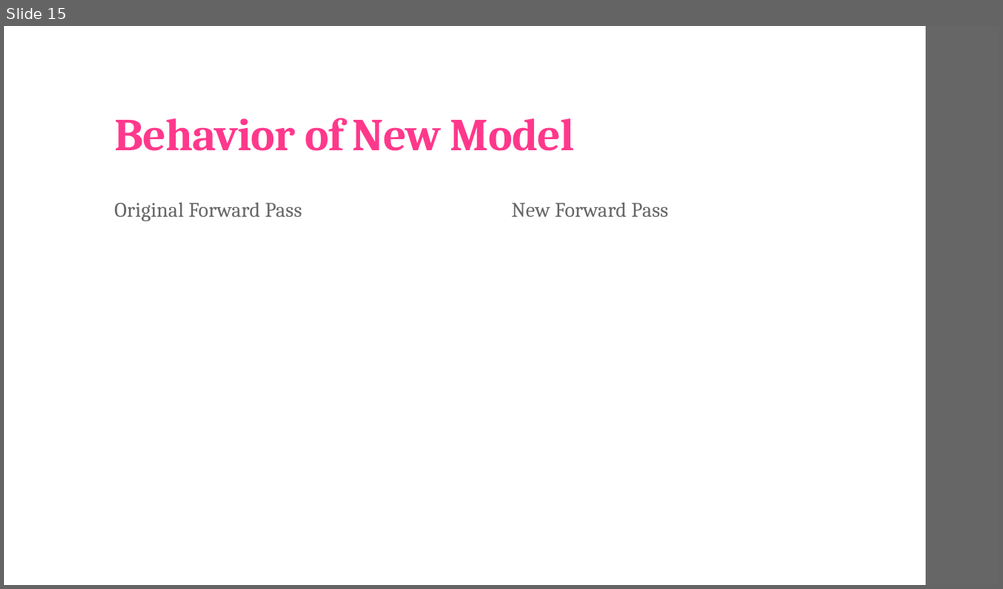
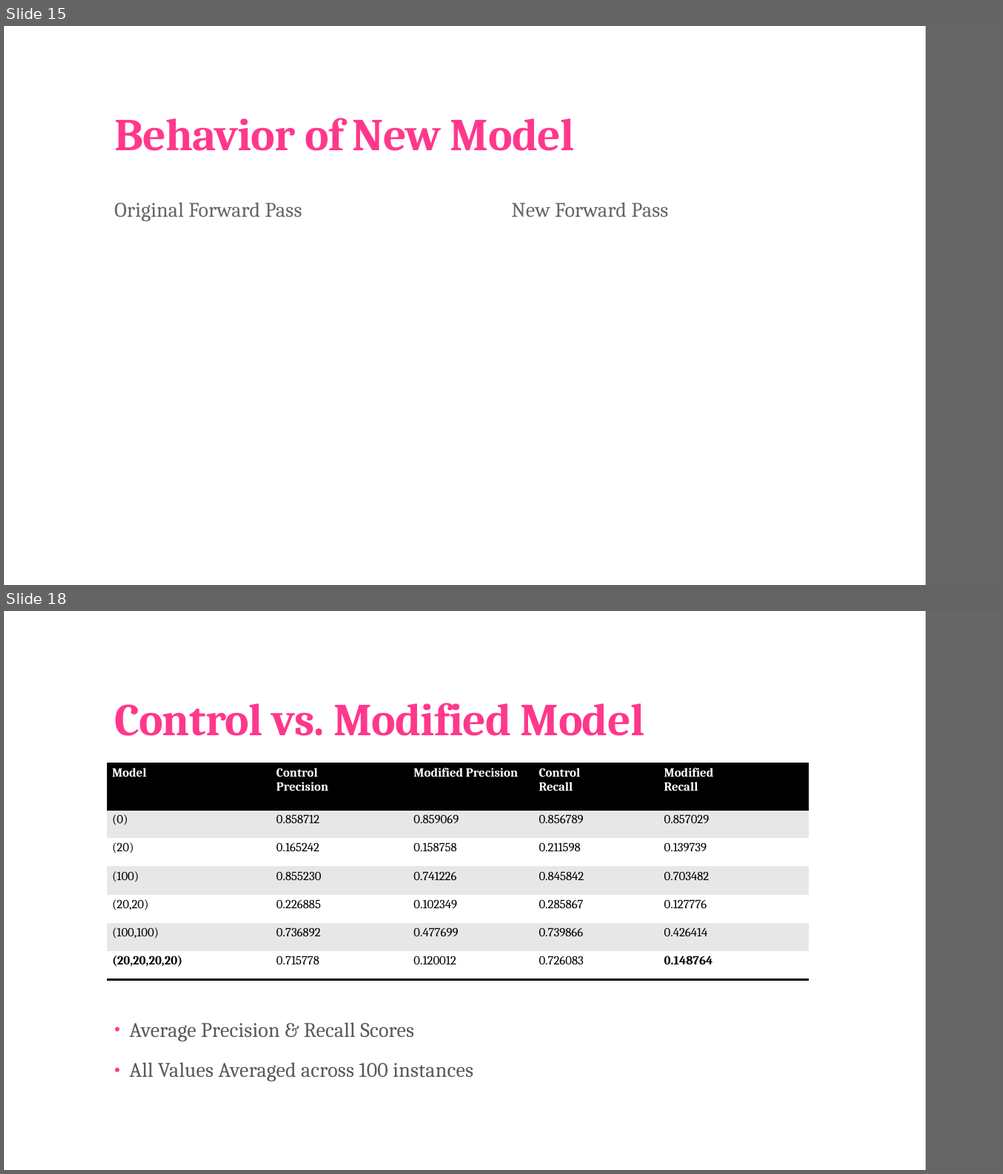
Before and after one commit to landonbuell/Convolutional-Neural-Networks, a slide deck: Presentations/02_04_2020/Modifying Layer Activations.pptx. Shown one above the other, each under a label of ours: slide 15 before the commit, slides 15 and 18 after it; the slides between them are not shown. The pictures are 1003x589 and 1003x1174 pixels, drawn with LibreOffice and Linux fonts; fonts in the diff are those of the drawing; grey boxes stand for pictures. Boxes give left, top, right and bottom in pixels: in the first picture for what was removed or moved away, otherwise in the second. Text is boxed around its words. In the diff, an @@ line names an element or a change of style, - is before the commit and + after.

Commit message:
1 April 2020
- Finished running first test instances
- Produced Notebook to analyze output of all classifiers
- Almost finished slideshow for 4/2

```diff
--- a/Presentations/02_04_2020/Modifying Layer Activations.pptx
+++ b/Presentations/02_04_2020/Modifying Layer Activations.pptx
@@ slide 18 added at [4, 611, 999, 1170], background #FFFFFF; not listed: 1 template element that a slide beside it also shows @@
@@ title added at [114, 703, 645, 736], 44 pt, text #FF388C, bold @@
+Control vs. Modified Model
@@ table added at [107, 763, 808, 980], 7 rows, 5 columns @@
+Model | Control / Precision | Modified Precision | Control / Recall | Modified / Recall
+(0) | 0.858712 | 0.859069 | 0.856789 | 0.857029
+(20) | 0.165242 | 0.158758 | 0.211598 | 0.139739
+(100) | 0.855230 | 0.741226 | 0.845842 | 0.703482
+(20,20) | 0.226885 | 0.102349 | 0.285867 | 0.127776
+(100,100) | 0.736892 | 0.477699 | 0.739866 | 0.426414
+(20,20,20,20) | 0.715778 | 0.120012 | 0.726083 | 0.148764
@@ text added at [129, 1022, 473, 1082], 20 pt, text #595959 @@
+• Average Precision & Recall Scores
+• All Values Averaged across 100 instances
```
Also in this commit, not shown: 4 slides changed, 9 other slides added, 5 other files.
